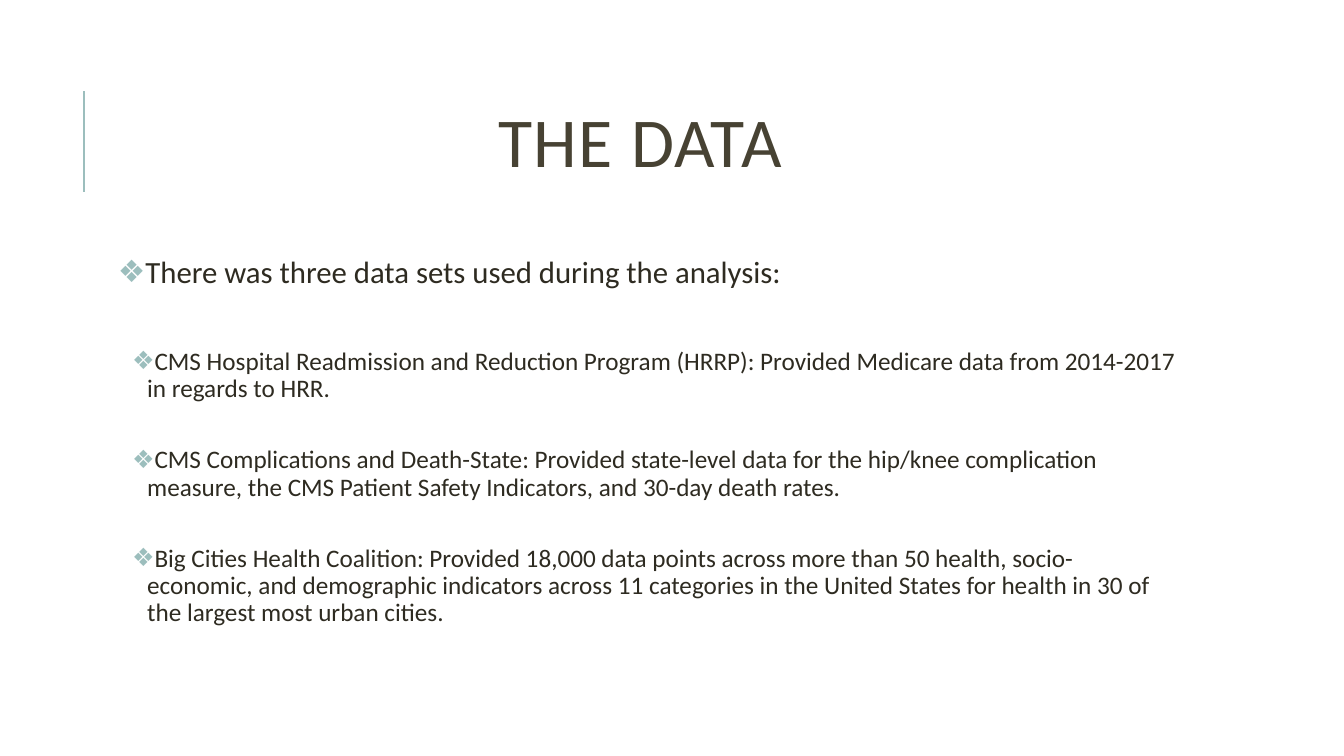
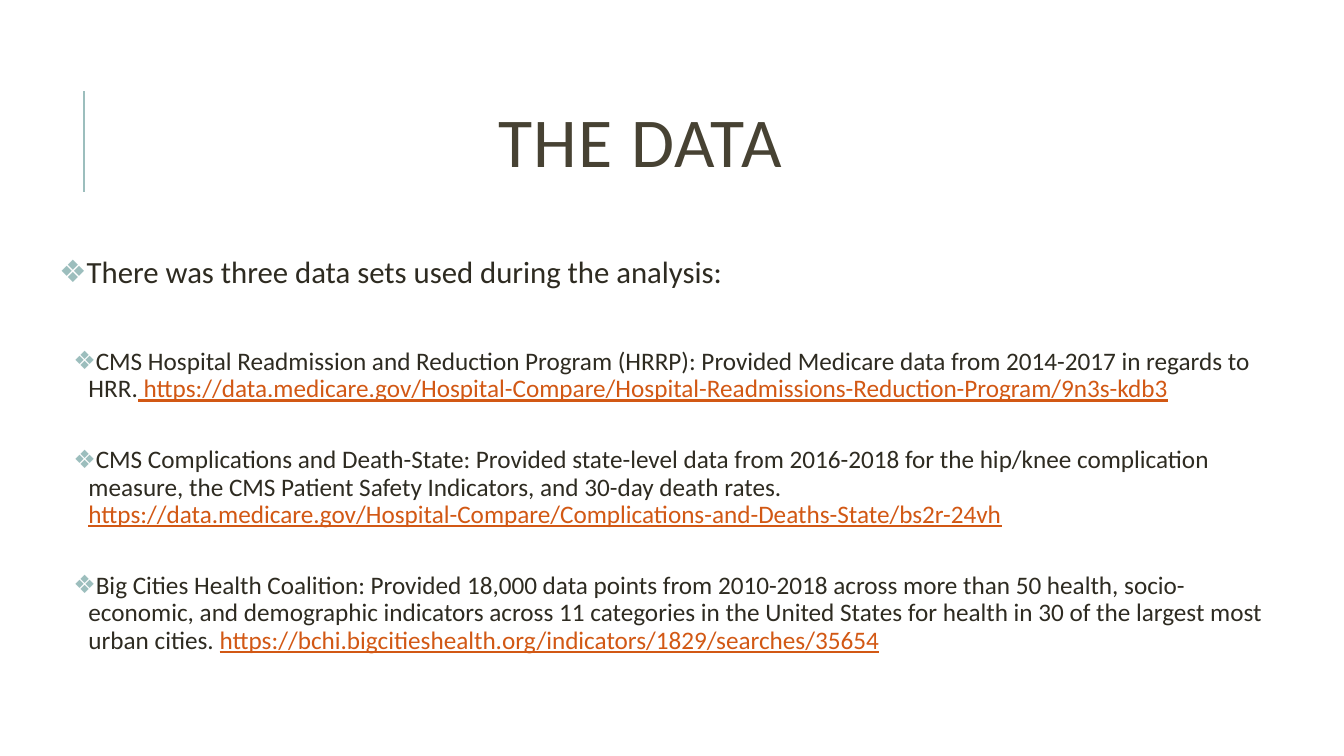
Before and after one commit to ckinzer05/healthcare-Readmission-nss-capstone-2019, a slide deck: slide 4 of Healthcare Medicare Quality Analysis.pptx. Drawn at 1344x756 pixels with LibreOffice and Linux fonts; fonts in the diff are those of the drawing. Boxes give left, top, right and bottom in pixels: in the first picture for what was removed or moved away, otherwise in the second. Text is boxed around its words. In the diff, an @@ line names an element or a change of style, - is before the commit and + after.

```diff
--- a/Healthcare Medicare Quality Analysis.pptx
+++ b/Healthcare Medicare Quality Analysis.pptx
@@ text "There was three data sets ...": place and size @@
-text "There was three data sets ..." at [145, 261, 1175, 626]
+text "There was three data sets ..." at [87, 261, 1261, 654]
@@ text at [88, 351, 1261, 654]: text changed @@
-  ❖ CMS Hospital Readmission and Reduction Program (HRRP): Provided Medicare data from 2014-2017 in regards to HRR.
-  ❖ CMS Complications and Death-State: Provided state-level data for the hip/knee complication measure, the CMS Patient Safety Indicators, and 30-day death rates.
-  ❖ Big Cities Health Coalition: Provided 18,000 data points across more than 50 health, socio-economic, and demographic indicators across 11 categories in the United States for health in 30 of the largest most urban cities.
+  ❖ CMS Hospital Readmission and Reduction Program (HRRP): Provided Medicare data from 2014-2017 in regards to HRR. https://data.medicare.gov/Hospital-Compare/Hospital-Readmissions-Reduction-Program/9n3s-kdb3
+  ❖ CMS Complications and Death-State: Provided state-level data from 2016-2018 for the hip/knee complication measure, the CMS Patient Safety Indicators, and 30-day death rates. https://data.medicare.gov/Hospital-Compare/Complications-and-Deaths-State/bs2r-24vh
+  ❖ Big Cities Health Coalition: Provided 18,000 data points from 2010-2018 across more than 50 health, socio-economic, and demographic indicators across 11 categories in the United States for health in 30 of the largest most urban cities. https://bchi.bigcitieshealth.org/indicators/1829/searches/35654
```
Also in this commit, not shown: 4 other slides changed, 1 slide added, 5 slides removed, 2 other files.
